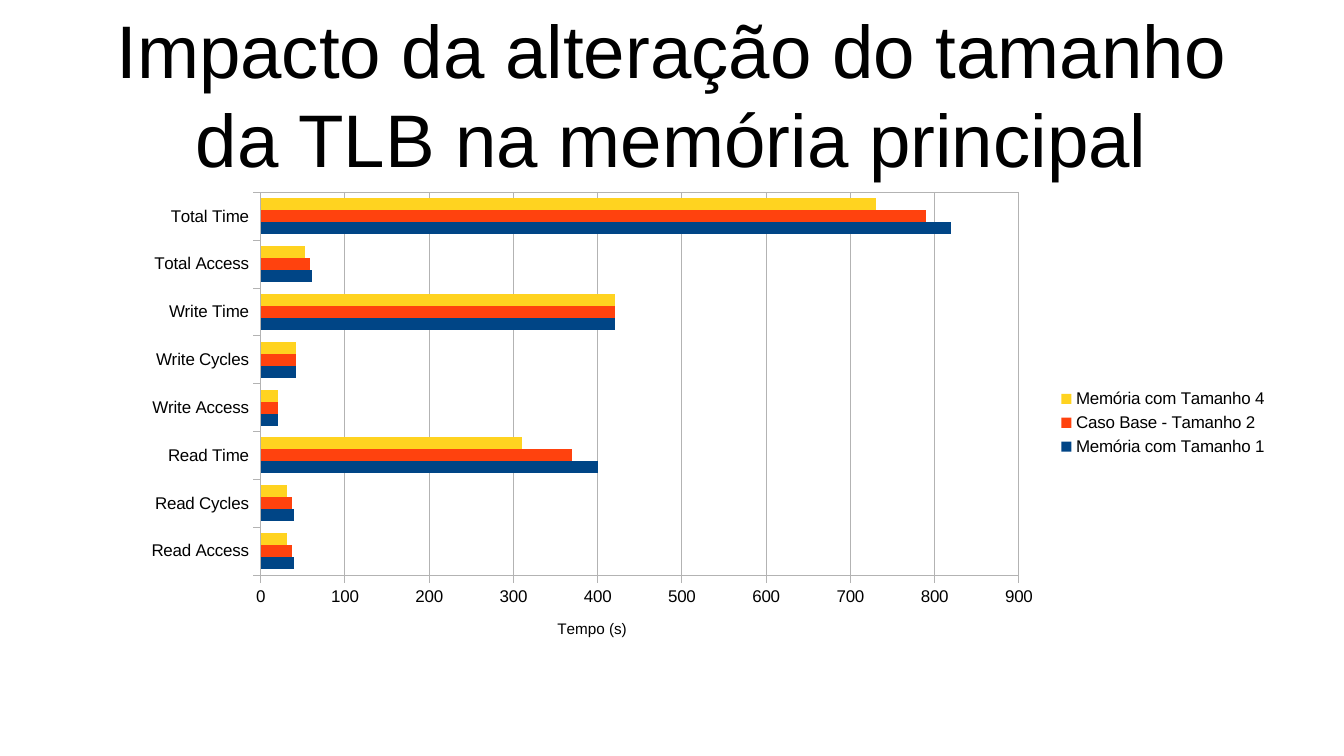
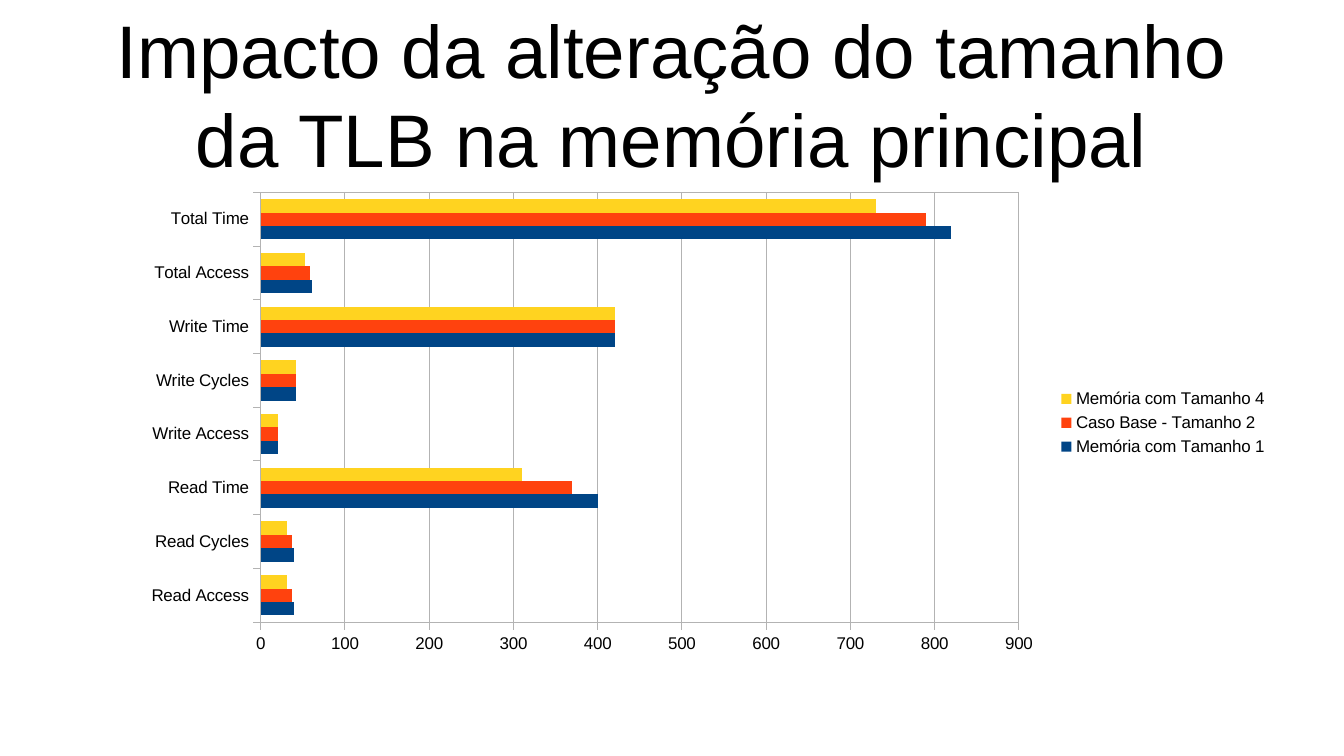
Before and after one commit to RafaelAmauri/Arquitetura-de-Computadores-3, a slide deck: slide 1 of Amnesia/Slides e Coisas/Alteração Tamanho TLB/Slides.odp. Drawn at 1344x756 pixels with LibreOffice and Linux fonts; fonts in the diff are those of the drawing. Boxes give left, top, right and bottom in pixels: in the first picture for what was removed or moved away, otherwise in the second. Text is boxed around its words. In the diff, an @@ line names an element or a change of style, - is before the commit and + after.

```diff
--- a/Amnesia/Slides e Coisas/Alteração Tamanho TLB/Slides.odp
+++ b/Amnesia/Slides e Coisas/Alteração Tamanho TLB/Slides.odp
@@ bar chart at <box>128,183,1281,663</box> @@
@@ value axis title "Tempo (s)" to "" @@
```
Also in this commit, not shown: 1 other slide changed, 6 other files.
